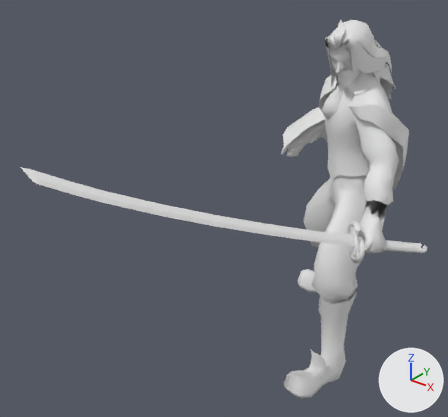
What one commit did to the OBJ model models/dun_idle_000022.obj.
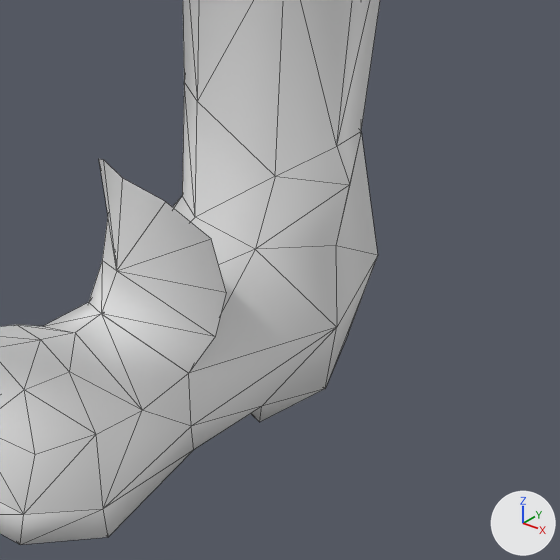
Old and new are each drawn whole from a 50 mm camera at (0.3659, -0.7632, 0.6104) aimed at (-0.0829, -0.2022, 0.2626) and again close up on the part from 67% to 82% of the width and 79% to 96% of the height. Arrows for +X, +Y and +Z are at lower right; the lights stay in place. The close-ups show mesh edges as thin lines. Where no turn or scale is listed for an object, it has been applied to the vertices. Vertices at the same position are counted once.

Objects in the first close-up: 'GamemodelShape'.
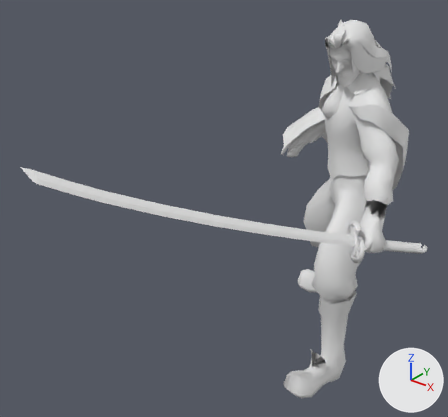
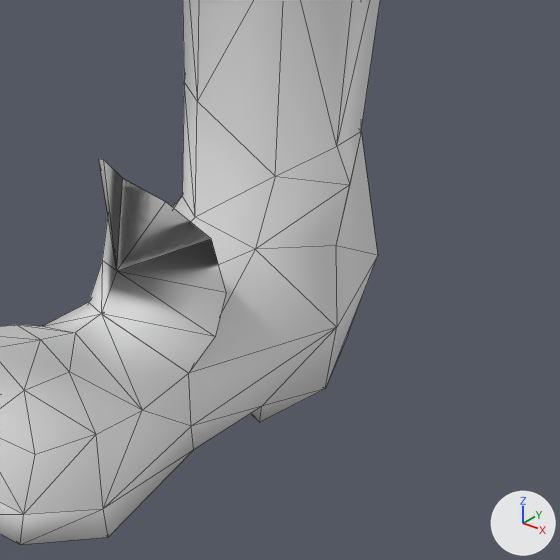
The newer file is also rescaled (x10.0) as a whole; pictures and numbers use the older file's frame.

Changed parts and their boxes (x1, y1, x2, y2) in the close-ups (560 x 560 px):
part 1 of me_gamemodelshape, built on
    after: (117, 179, 211, 271)

Edits to the bpy script that builds the scene:
```text
Change me_gamemodelshape:
    where me_gamemodelshape.from_pydata(...)  # 1250 vertices, 2191 faces; spans x -0.165..0.136, y -0.432..0.112, z -0.001..0.464
    used by ob_gamemodelshape; location = (0.0, 0.0, 0.0)
    verts and faces of me_gamemodelshape; kept vertices keep their numbers, new ones are numbered from 1250
    before: 406 (0.02, -0.1, 0.091), 588 (0.009, -0.091, 0.117), 589 (0.015, -0.11, 0.101), 590 (0.011, -0.103, 0.11), 598 (0.032, -0.146, 0.035) at pixel (116, 270)
    before: 602 (0.031, -0.146, 0.055) at pixel (122, 178), 605 (0.047, -0.142, 0.047) at pixel (211, 238)
    me_gamemodelshape part 1
    add delete_faces([(406, 588, 590), (406, 590, 589)])
    add verts[1250] = (0.011, -0.103, 0.11)
    add verts[1251] = (0.04, -0.145, 0.054)  # pixel (165, 201)
    add faces += [(406, 588, 1250), (406, 1250, 589), (598, 1251, 605), (598, 602, 1251)]
```
